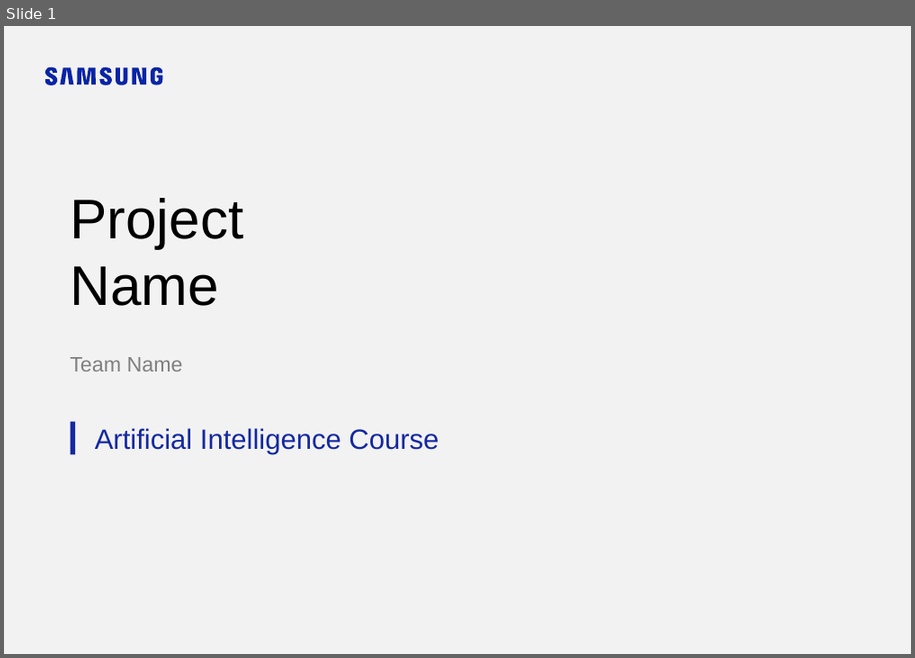
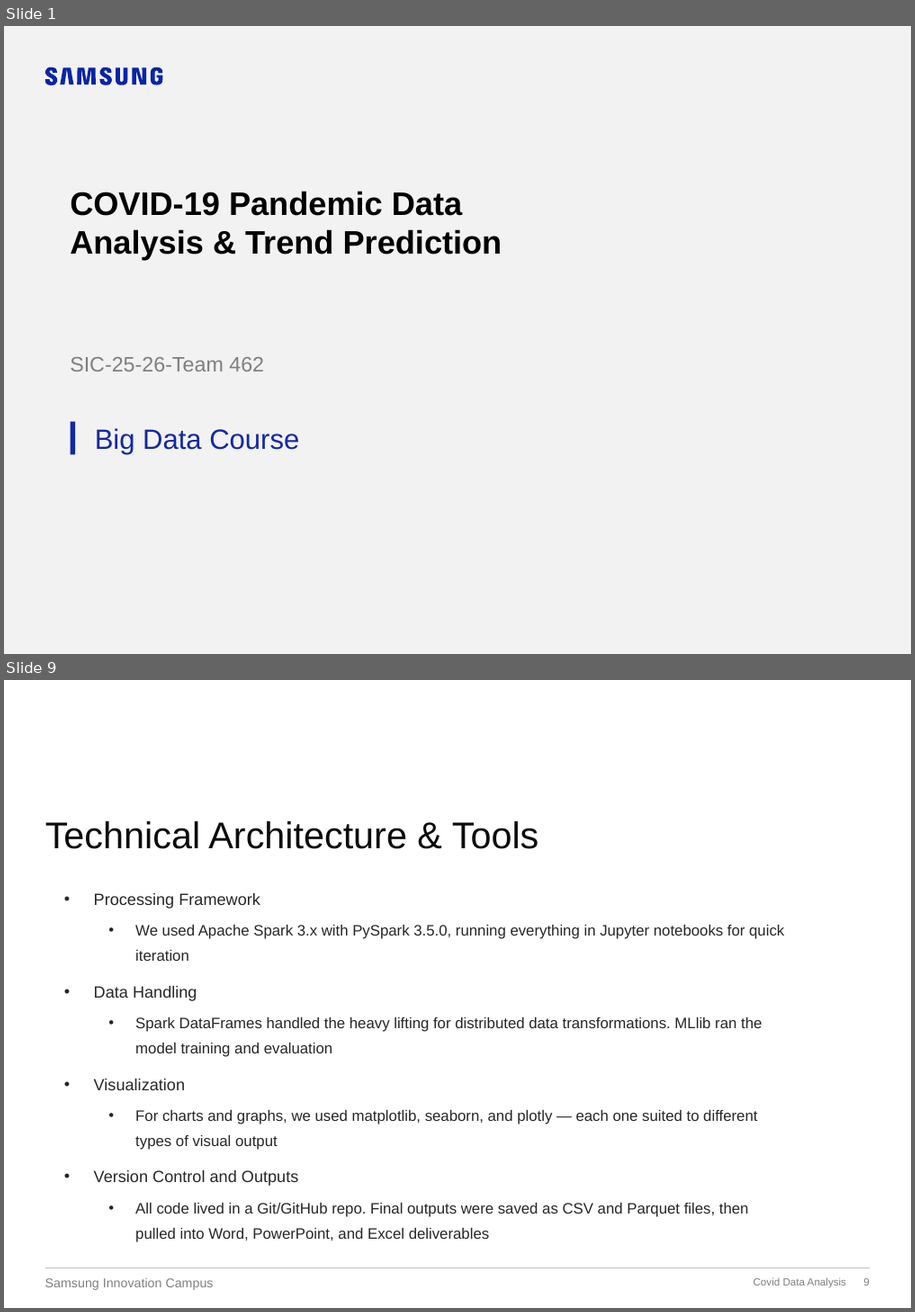
Before and after one commit to prabh9050/SIC-25-26-TEAM462, a slide deck: submission_template/4 Project Presentation.pptx. Shown one above the other, each under a label of ours: slide 1 before the commit, slides 1 and 9 after it; the slides between them are not shown. The pictures are 915x658 and 915x1312 pixels, drawn with LibreOffice and Linux fonts; fonts in the diff are those of the drawing; background and template pictures are left out. Boxes give left, top, right and bottom in pixels: in the first picture for what was removed or moved away, otherwise in the second. Text is boxed around its words. In the diff, an @@ line names an element or a change of style, - is before the commit and + after.

```diff
--- a/submission_template/4 Project Presentation.pptx
+++ b/submission_template/4 Project Presentation.pptx
@@ slide 9 added at [4,680,911,1308], background picture (left out) @@
@@ text added at [76,721,702,747], 18 pt, text #FFFFFF @@
+2.2 System Design
@@ title added at [45,821,540,849], 32 pt, text #0C0C0C @@
+Technical Architecture & Tools
@@ text added at [94,893,784,1242], 13 pt, text #262626 @@
+• Processing Framework
+  • We used Apache Spark 3.x with PySpark 3.5.0, running everything in Jupyter notebooks for quick iteration
+• Data Handling
+  • Spark DataFrames handled the heavy lifting for distributed data transformations. MLlib ran the model training and evaluation
+• Visualization
+  • For charts and graphs, we used matplotlib, seaborn, and plotly — each one suited to different types of visual output
+• Version Control and Outputs
+  • All code lived in a Git/GitHub repo. Final outputs were saved as CSV and Parquet files, then pulled into Word, PowerPoint, and Excel deliverables
@@ line added from (45, 1269) to (869, 1269), #BFBFBF 0.75 pt @@
@@ text added at [45,1278,214,1290], 11 pt, text #7F7F7F @@
+Samsung Innovation Campus
@@ text added at [754,1278,846,1288], 9 pt, text #7F7F7F @@
+Covid Data Analysis
@@ page number added at [864,1278,869,1286], 9 pt, text #7F7F7F @@
+9
@@ slide 1 changed as well @@
@@ title at [70,191,503,260]: text changed; size 48 to 28 pt; bold on @@
-Project
-Name
+COVID-19 Pandemic Data Analysis & Trend Prediction
@@ text at [70,357,264,372]: text changed @@
-Team Name
+SIC-25-26-Team 462
@@ text at [95,428,299,455]: text changed @@
-Artificial Intelligence Course
+Big Data Course
```
Also in this commit, not shown: 1 other slide changed, 16 other slides added, 2 slides removed, 3 other files.
